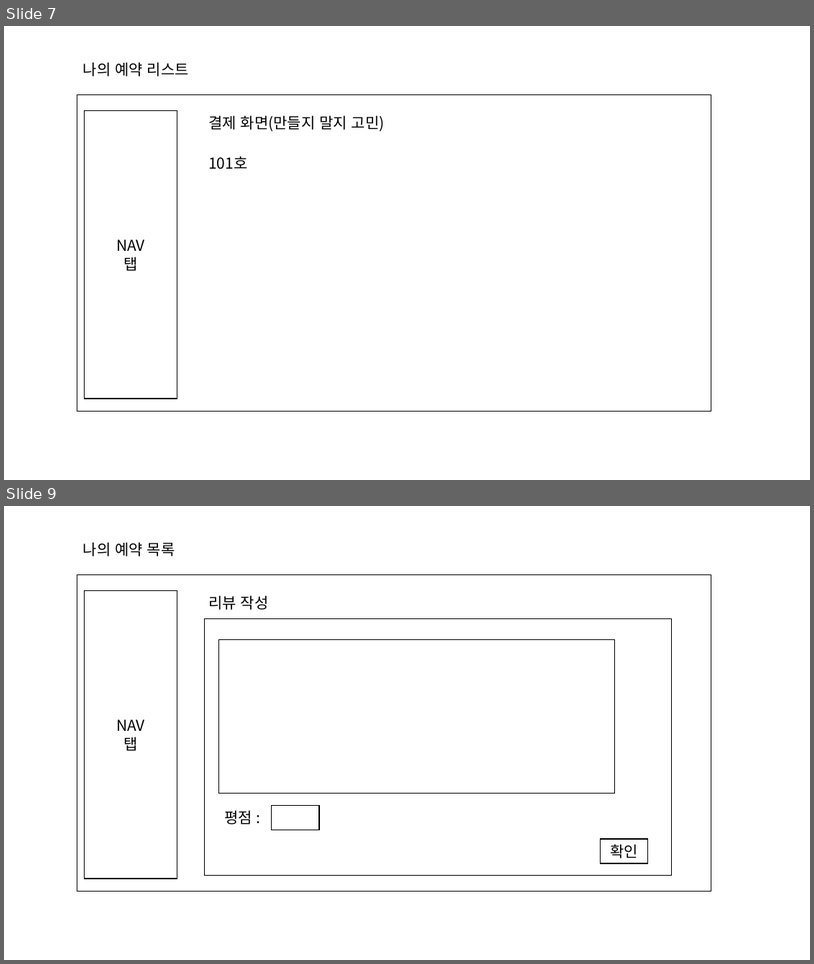
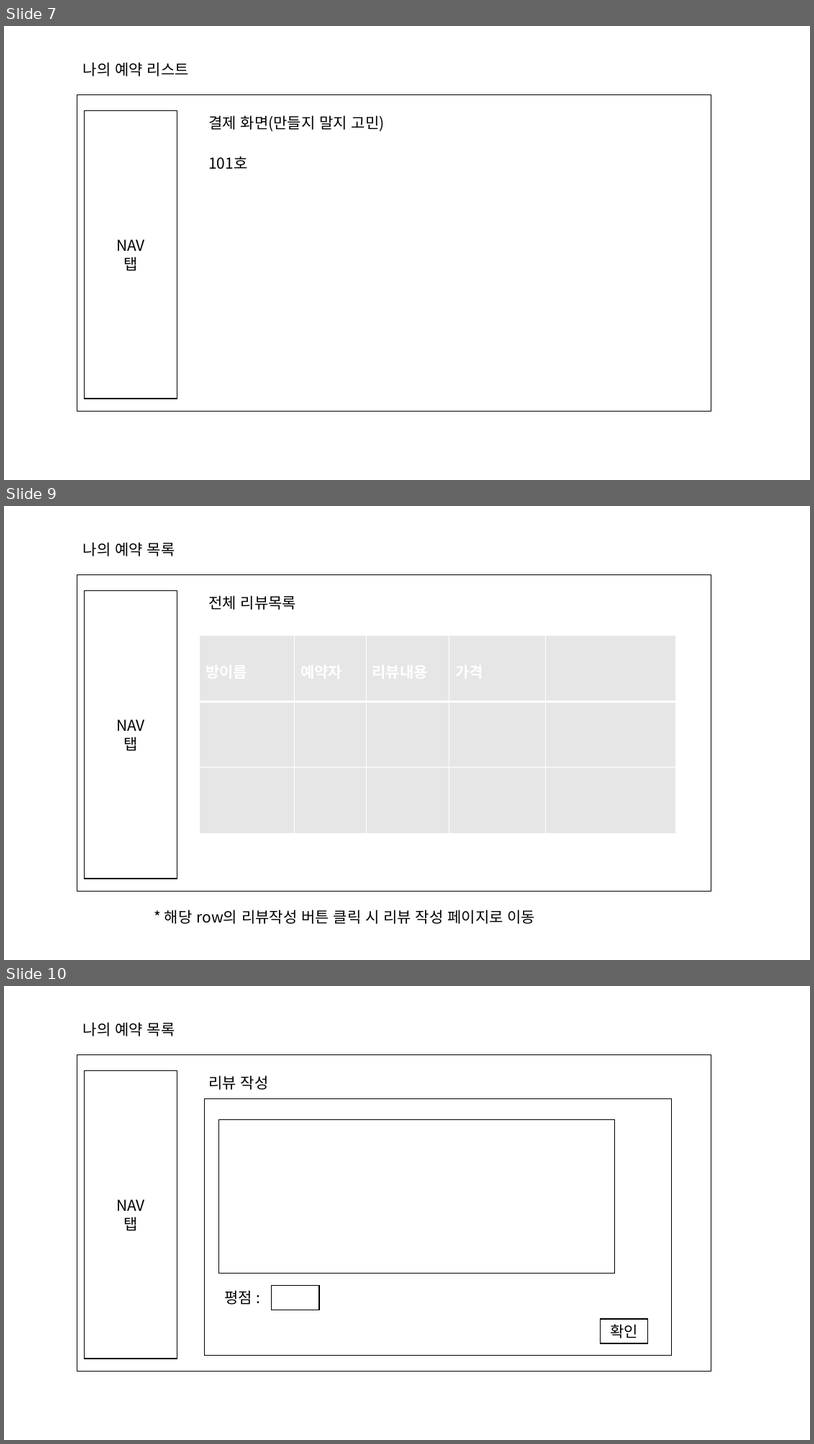
Before and after one commit to guemin96/reserveProject, a slide deck: 페이지구성/웹페이지프로토타입.pptx. Shown one above the other, each under a label of ours: slides 7 and 9 before the commit, slides 7, 9 and 10 after it; the slides between them are not shown. The pictures are 814x964 and 814x1444 pixels, drawn with LibreOffice and Linux fonts; fonts in the diff are those of the drawing. Boxes give left, top, right and bottom in pixels: in the first picture for what was removed or moved away, otherwise in the second. Text is boxed around its words. In the diff, an @@ line names an element or a change of style, - is before the commit and + after.

```diff
--- a/페이지구성/웹페이지프로토타입.pptx
+++ b/페이지구성/웹페이지프로토타입.pptx
@@ slide 9 added at [4,506,810,960], background #FFFFFF @@
@@ text added at [83,542,175,556], 18 pt, text #000000 @@
+나의 예약 목록
@@ rectangle added at [77,575,712,890], outline #000000 1 pt @@
@@ rectangle added at [84,591,177,879], outline #000000 1 pt, 18 pt, text #000000 @@
+NAV
+탭
@@ text added at [208,595,296,610], 18 pt, text #000000 @@
+전체 리뷰목록
@@ table added at [199,636,676,834], 3 rows, 5 columns @@
+방이름 | 예약자 | 리뷰내용 | 가격 | 
+ |  |  |  | 
+ |  |  |  | 
@@ text added at [165,909,536,924], 18 pt, text #000000 @@
+* 해당 row의 리뷰작성 버튼 클릭 시 리뷰 작성 페이지로 이동
@@ what was slide 9 is now slide 10 @@
```
Also in this commit, not shown: 1 slide changed, 1 other file.
